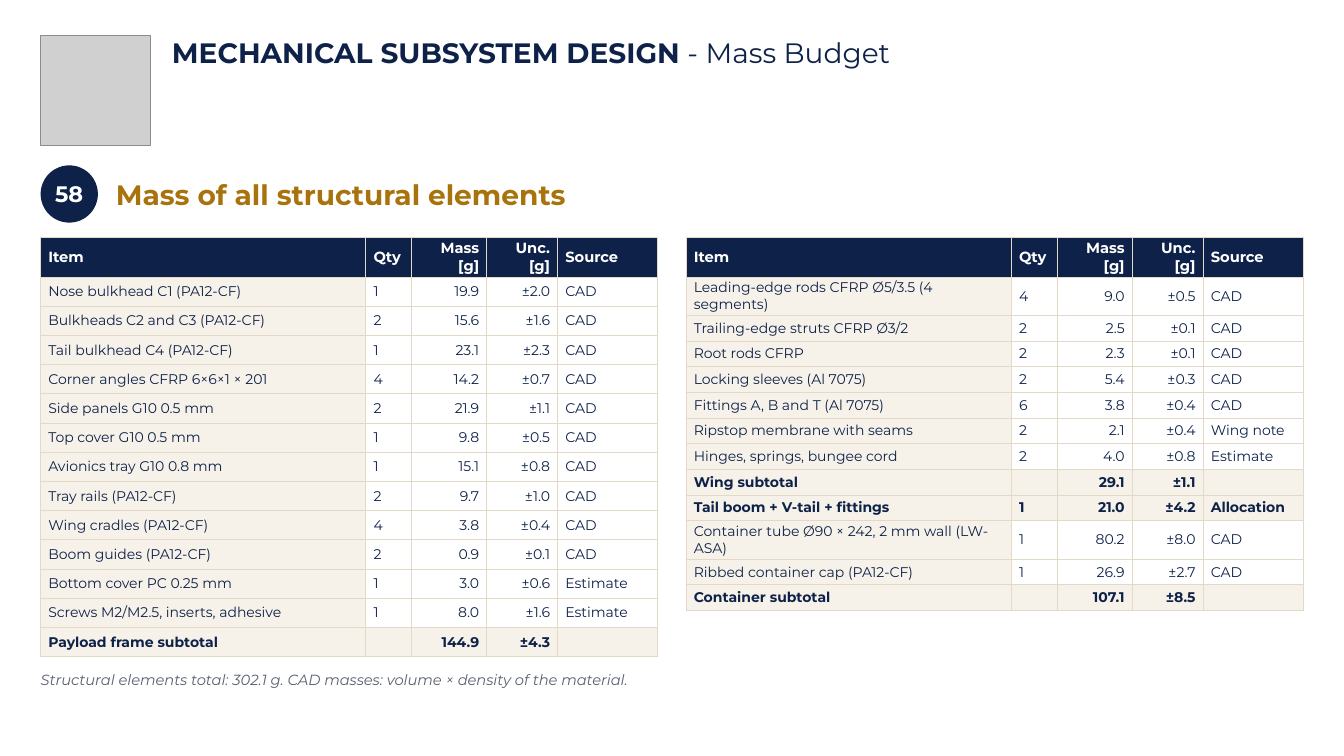
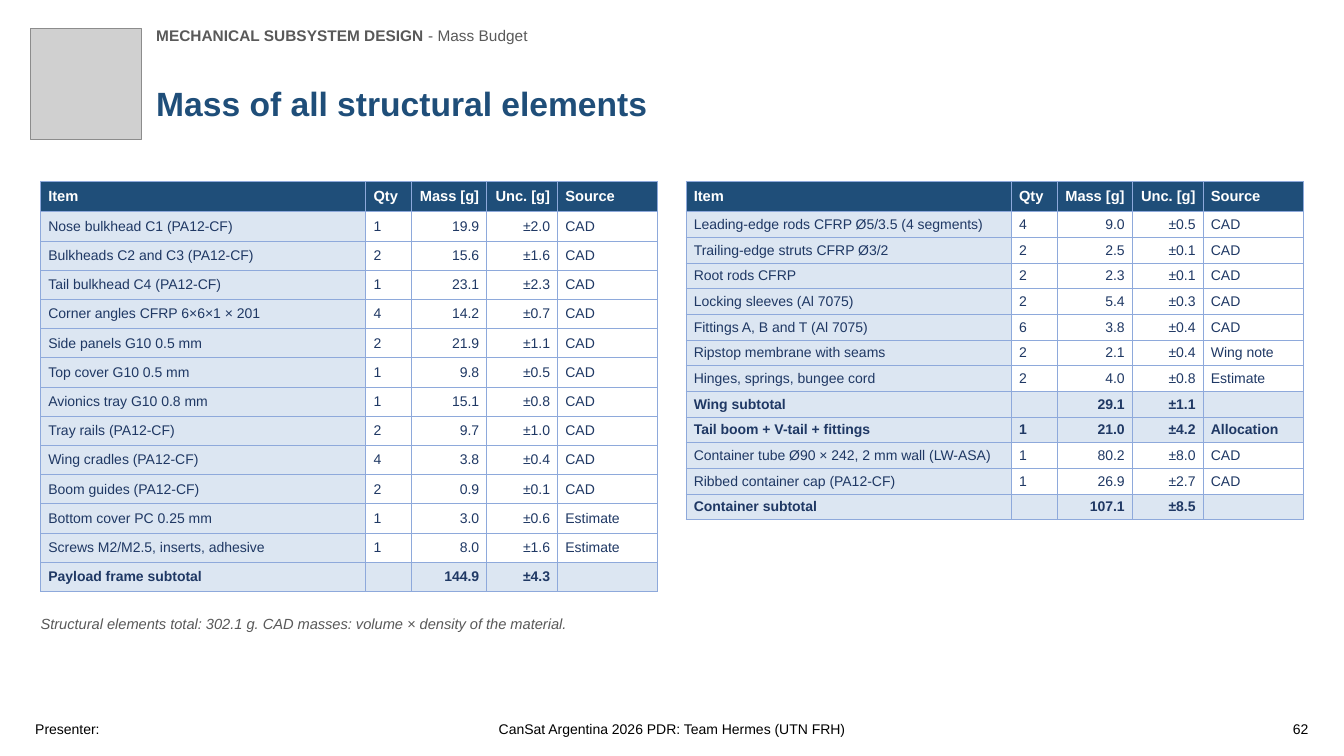
Before and after one commit to Caetano18/proyecto, a slide deck: slide 62 of cansat_pdr/laminas_plantilla/CanSat_PDR_Hermes_mecanica.pptx (slide 61 before the commit). Drawn at 1344x756 pixels with LibreOffice and Linux fonts; fonts in the diff are those of the drawing; grey boxes stand for pictures; background and template pictures are left out. Boxes give left, top, right and bottom in pixels: in the first picture for what was removed or moved away, otherwise in the second. Text is boxed around its words. In the diff, an @@ line names an element or a change of style, - is before the commit and + after.

```diff
--- a/cansat_pdr/laminas_plantilla/CanSat_PDR_Hermes_mecanica.pptx
+++ b/cansat_pdr/laminas_plantilla/CanSat_PDR_Hermes_mecanica.pptx
@@ picture: place and size @@
-picture at <box>40,35,150,145</box>
+picture at <box>30,28,141,139</box>
@@ text "MECHANICAL SUBSYSTEM DESIGN - Mass ...": place and size @@
-text "MECHANICAL SUBSYSTEM DESIGN - Mass ..." at <box>172,42,891,69</box>
+text "MECHANICAL SUBSYSTEM DESIGN - Mass ..." at <box>156,30,528,44</box>
@@ text "MECHANICAL SUBSYSTEM DESIGN - Mass ..." at <box>156,30,528,44</box>: size 20 to 11 pt, font Montserrat to Arial, text colour #0E2148 to #595959 @@
@@ text "Mass of all structural elements": place and size @@
-text "Mass of all structural elements" at <box>116,184,565,206</box>
+text "Mass of all structural elements" at <box>156,91,647,117</box>
@@ text "Mass of all structural elements" at <box>156,91,647,117</box>: size 20 to 24 pt, font Montserrat to Arial, text colour #A8730C to #1F4E79 @@
@@ ellipse removed at <box>40,165,98,223</box> @@
-58
@@ table at <box>40,181,657,592</box> @@
@@ fill #0E2148 to #1F4E79 in row 1 @@
@@ fill #F6F2E9 to #DCE6F2 in 17 cells @@
@@ font Montserrat to Arial, text colour #0E2148 to #1F3864 @@
@@ borders changed @@
@@ table: place and size @@
-table at <box>40,237,657,654</box>
+table at <box>40,181,657,592</box>
@@ table at <box>687,181,1304,520</box> @@
@@ fill #0E2148 to #1F4E79 in row 1 @@
@@ fill #F6F2E9 to #DCE6F2 in 24 cells @@
@@ font Montserrat to Arial, text colour #0E2148 to #1F3864 @@
@@ borders changed @@
@@ table: place and size @@
-table at <box>687,237,1304,606</box>
+table at <box>687,181,1304,520</box>
@@ text "Structural elements total: 302.1 g. ...": place and size @@
-text "Structural elements total: 302.1 g. ..." at <box>41,674,627,688</box>
+text "Structural elements total: 302.1 g. ..." at <box>41,618,566,632</box>
@@ text "Structural elements total: 302.1 g. ..." at <box>41,618,566,632</box>: font Montserrat to Arial, text colour #5A6070 to #595959 @@
@@ text added at <box>35,724,99,734</box>, 10 pt, text #000000 @@
+Presenter:
@@ text added at <box>499,724,845,737</box>, 10 pt, text #000000 @@
+CanSat Argentina 2026 PDR: Team Hermes (UTN FRH)
@@ text added at <box>1293,724,1309,734</box>, 10 pt, text #000000 @@
+62
```
Also in this commit, not shown: 107 other slides changed, 1 slide added, 33 other files.
